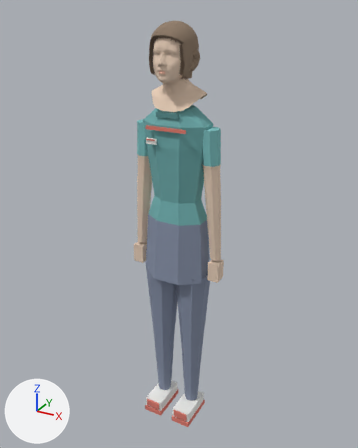
Renders of the glTF model godot/assets/3d/characters/heroes/sam_miller_gnm.glb from each side of a commit.
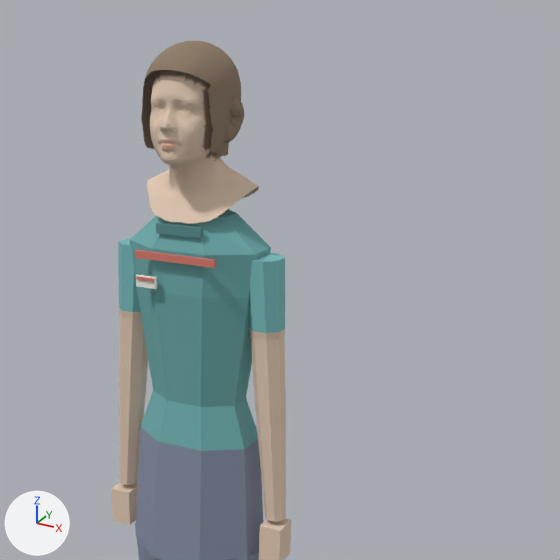
Old and new are each drawn whole from a 50 mm lens placed at (0.991, -1.788, 0.346), pointed at (-0.015, 0.041, -0.568) and again close up on the part from 22% to 100% of the width and 0% to 63% of the height. Lighting does not change. The marker at lower left points along +X, +Y and +Z. The last two pictures show the newer version. Vertices at exactly the same position are counted once.

The first close-up shows 'sam_miller_portrait'.
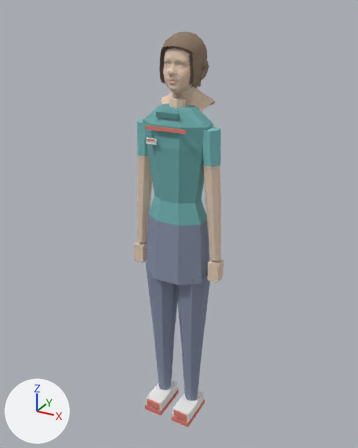
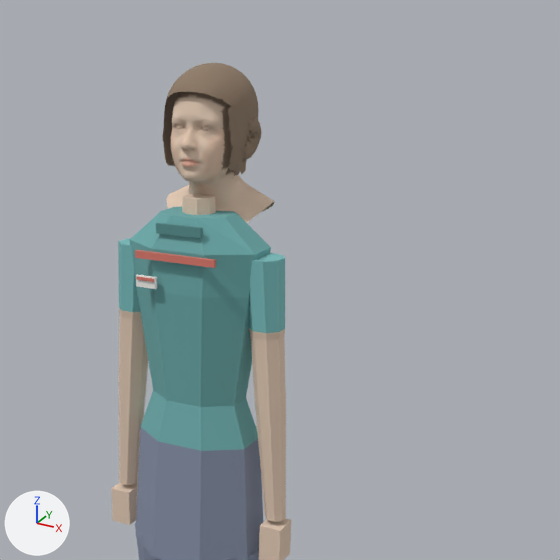
Commit message: GNM portraits: weld heads to necks + finer faces + facial shading

Changed parts and their boxes [x1, y1, x2, y2] in the close-ups (560 x 560 px; the box of a moved part takes in the faces that stretch with it):
'sam_miller_portrait', reshaped: before [111, 41, 291, 560]; after [111, 63, 291, 560]
part 1 of me_sam_miller_portrait, added (beige): after [182, 194, 216, 215]
part 2 of me_sam_miller_portrait, moved or reshaped: before [141, 41, 270, 247]; after [162, 63, 274, 247]

What changed in the scene script:
```text
Change me_sam_miller_portrait:
    used by ob_sam_miller_portrait; location = (0.0, 0.0, 0.0)
    remove me_sam_miller_portrait.from_pydata(...)  # 7696 vertices, 15577 faces; spans x -0.22..0.22, y -0.14..0.11, z -1.59..0.3
    add me_sam_miller_portrait.from_pydata(...)  # 8190 vertices, 16524 faces; spans x -0.22..0.22, y -0.12..0.16, z -1.59..0.25
    me_sam_miller_portrait part 1: a new loose piece, an 8-sided cut cone along z (radius 0.039 at the low end, 0.033 at the high end) spanning x -0.036..0.036, y -0.035..0.035, z -0.105..0.005, in mat_vertexcolor
    me_sam_miller_portrait part 2: 262 vertices moved within x -0.08..0.08, y -0.03..0.07, z -0.03..0.25; 6803 vertices removed from x -0.12..0.12, y -0.14..0.08, z -0.05..0.3; 7281 vertices added at x -0.12..0.12, y -0.06..0.16, z -0.08..0.25
```
